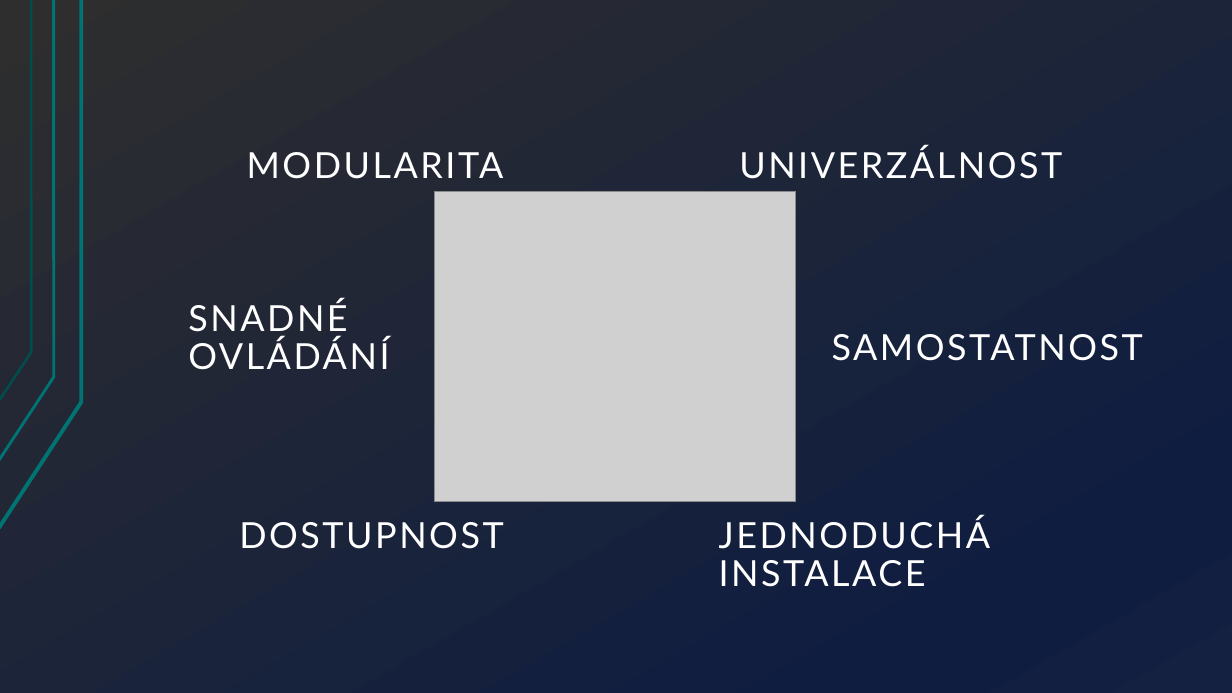
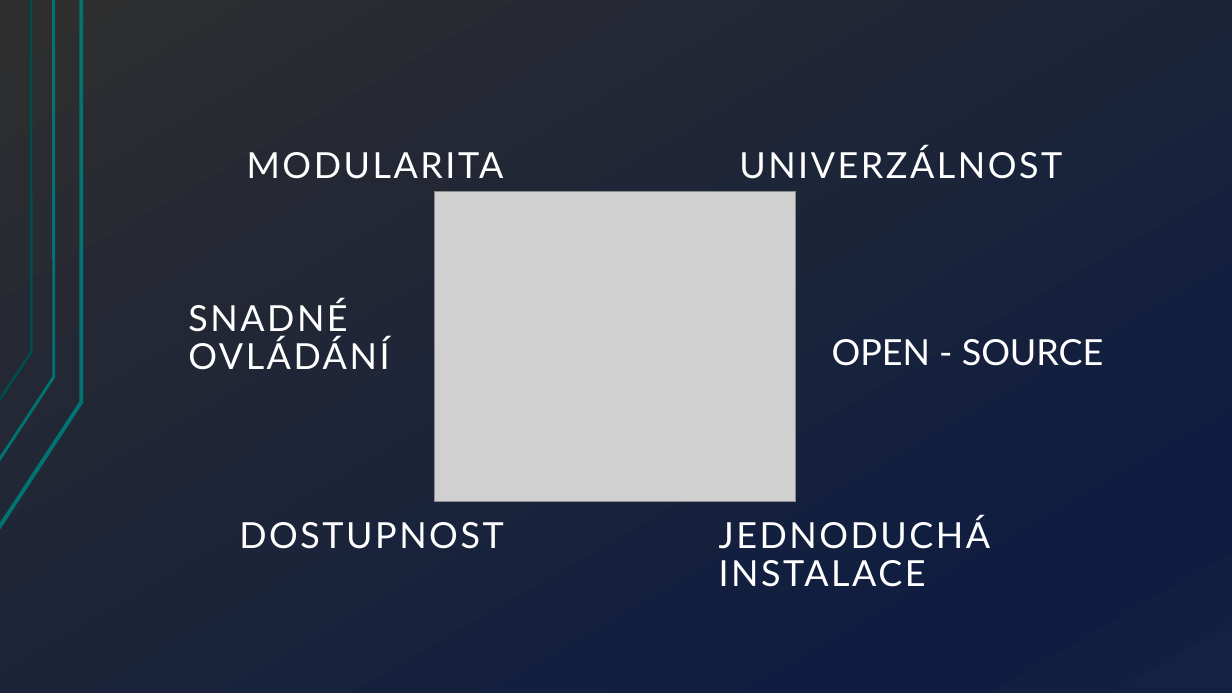
Before and after one commit to Hellpetros/SOC-2020-TEXT, a slide deck: slide 4 of PRESENTATION/SOČ-2020-PREZENTACE-ŠKOLNÍ_KOLO/ŠKOLNÍ KOLO.pptx (slide 3 before the commit). Drawn at 1232x693 pixels with LibreOffice and Linux fonts; fonts in the diff are those of the drawing; grey boxes stand for pictures. Boxes give left, top, right and bottom in pixels: in the first picture for what was removed or moved away, otherwise in the second. Text is boxed around its words. In the diff, an @@ line names an element or a change of style, - is before the commit and + after.

```diff
--- a/PRESENTATION/SOČ-2020-PREZENTACE-ŠKOLNÍ_KOLO/ŠKOLNÍ KOLO.pptx
+++ b/PRESENTATION/SOČ-2020-PREZENTACE-ŠKOLNÍ_KOLO/ŠKOLNÍ KOLO.pptx
@@ text at [832,339,1104,366]: text changed @@
-SAMOSTATNOST
+OPEN - SOURCE
```
Also in this commit, not shown: 7 other slides changed, 7 slides added, 5 slides removed, 9 other files.
